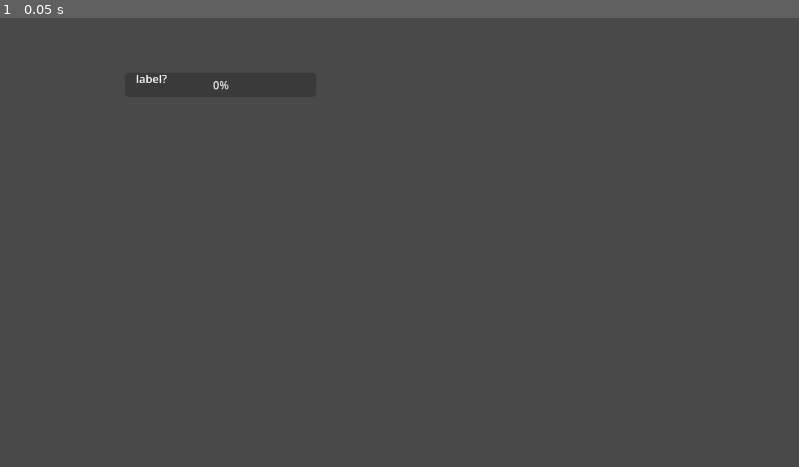
Above: before the commit, frame 1.
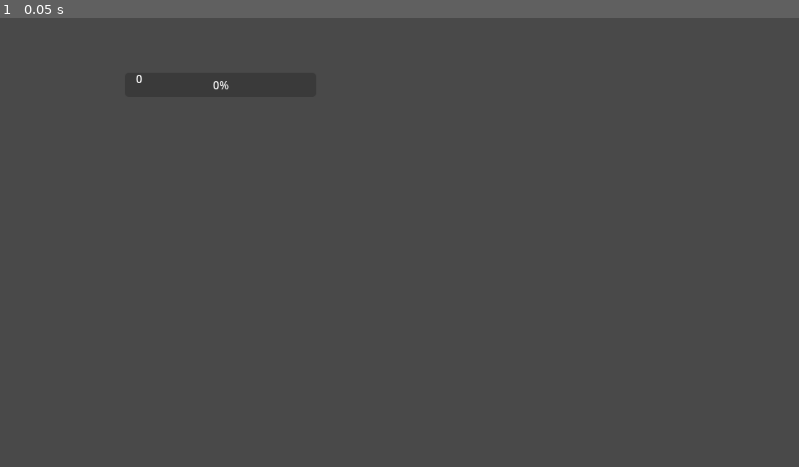
Above: after the commit, the same moment.

Repository: Gablinski/Foren
Game: Godot game, scene res://loading_screen_long.tscn
The game is run twice, just before and just after one commit, with the same random seed, the same clock (stepped at 60 frames per second) and the same inputs. This scene is started directly instead of the project's main scene.
Inputs:
- Up to frame 1 (0.05 s): no input

The runs differ from the first frame. In frame 1, less than 0.1% of the frame differs, in the area x 17-21%, y 12-15%.
Error before the commit: Invalid assignment of property or key 'max_value' with value of type 'float' on a base object of type 'Nil'. (res://loading_screen_long.gd:12)

Commit message:
AFAKHLSKAFLASTUNGUTNUGUNTUNGUNTUGNTGUNGGG

Diff:
--- a/loading_screen_long.gd
+++ b/loading_screen_long.gd
@@ -19,7 +19,7 @@
 		update_value = value
 
 func _process(delta: float) -> void:
-	var target := 0.5 if update_value >= 1.0 else clamp(update_value + (0.9 - progress_bar.value) * delta * 0.5, 0.0, 0.9)
+	var target : float = 0.5 if update_value >= 1.0 else clamp(update_value + (0.9 - progress_bar.value) * delta * 0.5, 0.0, 0.9)
 	progress_bar.value = lerp(progress_bar.value, target, delta * 3.0)
 	percentage_label.text = str(int(progress_bar.value * 100))
 
--- a/loading_screen_long.tscn
+++ b/loading_screen_long.tscn
@@ -41,8 +41,11 @@
 &"transition": SubResource("Animation_04of0")
 }
 
-[node name="LoadingScreenLong" type="CanvasLayer" unique_id=1772059870]
+[node name="LoadingScreenLong" type="CanvasLayer" unique_id=1772059870 node_paths=PackedStringArray("animation_player", "progress_bar", "percentage_label")]
 script = ExtResource("1_ia1sv")
+animation_player = NodePath("AnimationPlayer")
+progress_bar = NodePath("ProgressBar")
+percentage_label = NodePath("Label")
 
 [node name="Panel" type="Panel" parent="." unique_id=398910017]
 modulate = Color(1, 1, 1, 0)
